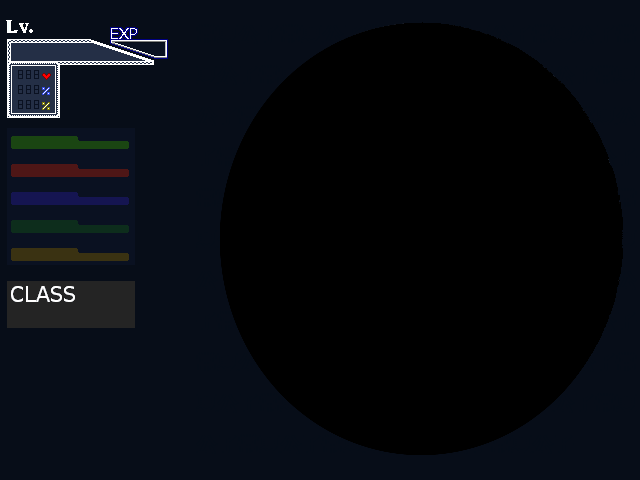
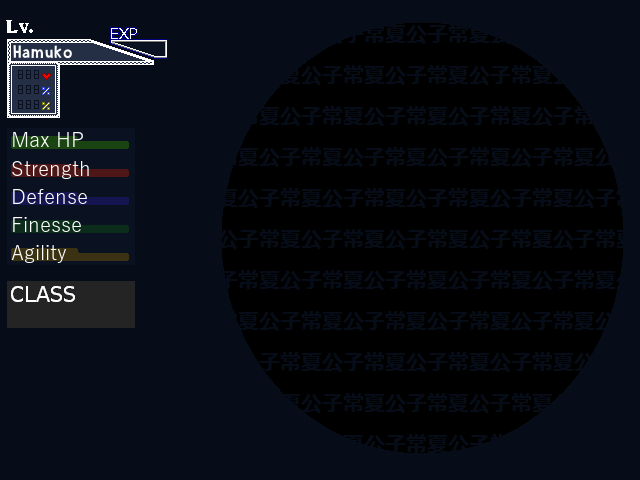
Two versions of the same layered image (640 × 480). Layer-by-layer changes:
added layer "Hamuko" above "Hamuko JP" over <box>13,45,72,59</box>
added group "Stats copy" with 6 layers above "Circle" over <box>11,132,89,263</box>
added layer "Max HP" in group "Stats copy" over <box>13,132,83,147</box>
added layer "Strength" in group "Stats copy" over <box>12,161,89,179</box>
added layer "Defense" in group "Stats copy" over <box>13,189,87,204</box>
added layer "Finesse" in group "Stats copy" over <box>13,217,81,232</box>
added layer "Agility" in group "Stats copy" over <box>11,245,66,263</box>
renamed "sステータス下地01はむこ.PNG" to "BG", painted on it over <box>11,23,623,455</box>
removed layer "Pasted Layer" over <box>221,23,622,454</box>
removed layer "Pasted Layer #1" over <box>13,132,76,261</box>
